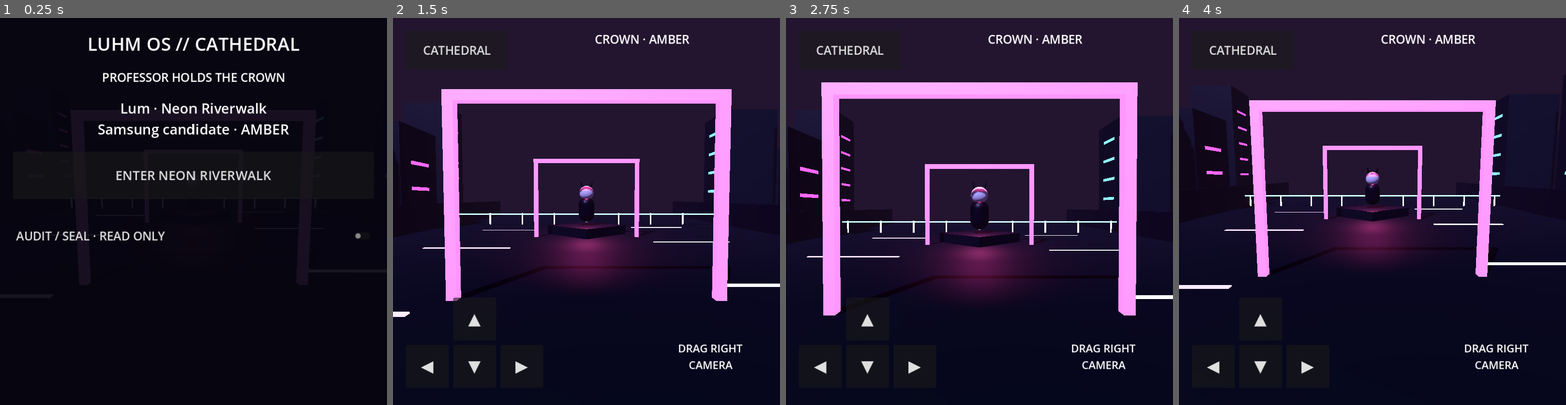
Above: before the commit, frames 1-4 (left to right).
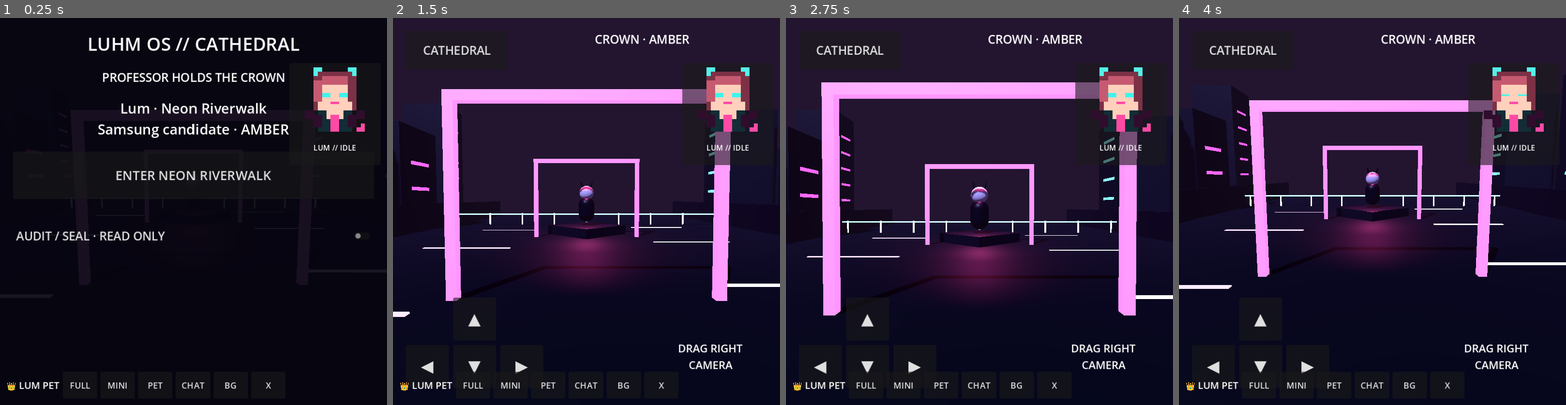
Above: after the commit, the same moments.

Repository: eggie-admin/LuHm-OS
Game: Godot game, scene res://scenes/Main.tscn
Same seed, same stepped clock (60 frames per second), same inputs: the game is played once before the commit and once after it.
Inputs (mouse positions are in pixels of both pictures, inside the frame that each line leads up to):
- Up to frame 1 (0.25 s): no input
- Up to frame 2 (1.5 s): click "ENTER NEON RIVERWALK" at 0.5 s; move the mouse to (671, 192) at 1.27 s; hold Right (ui_right) from 1.28 s (still down); click (671, 192) at 1.42 s
- Up to frame 3 (2.75 s): release Right (ui_right) at 2 s; drag from (902, 230) to (960, 288) at 2.02 s
- Up to frame 4 (4 s): click "CATHEDRAL" at 2.75 s; click "ENTER NEON RIVERWALK" at 3.5 s

The runs differ from the first frame. In frame 1, 2.3% of the frame differs, in the area x 1-95%, y 12-97%; in frame 2, 2.8%; in frame 3, 2.8%; in frame 4, 2.9%.

Commit message:
feat: wire crowned pet shell into Godot runtime

Diff:
--- a/scripts/main.gd
+++ b/scripts/main.gd
@@ -5,6 +5,8 @@
 const GameHudScript := preload("res://scripts/game/gameHud.gd")
 const CutsceneDirectorScript := preload("res://scripts/cutsceneDirector.gd")
 const CutsceneBridgeScript := preload("res://scripts/game/cutsceneBridge.gd")
+const PetWindowControllerScript := preload("res://scripts/game/petWindowController.gd")
+const PetHudOverlayScript := preload("res://scripts/game/petHudOverlay.gd")
 const INTRO_CUTSCENE_PATH := "res://cutscenes/lumBeaconIntro.json"
 
 var neon_world: Node3D
@@ -12,6 +14,8 @@
 var game_hud: CanvasLayer
 var cutscene_director: Node
 var cutscene_bridge: Node
+var pet_window_controller: Node
+var pet_hud_overlay: CanvasLayer
 var intro_played := false
 
 func _ready() -> void:
@@ -32,6 +36,15 @@
     game_hud = GameHudScript.new()
     game_hud.name = "GameHud"
     add_child(game_hud)
+
+    pet_window_controller = PetWindowControllerScript.new()
+    pet_window_controller.name = "PetWindowController"
+    add_child(pet_window_controller)
+
+    pet_hud_overlay = PetHudOverlayScript.new()
+    pet_hud_overlay.name = "PetHudOverlay"
+    add_child(pet_hud_overlay)
+    pet_hud_overlay.configure(pet_window_controller)
 
     cutscene_director = CutsceneDirectorScript.new()
     cutscene_director.name = "CutsceneDirector"
